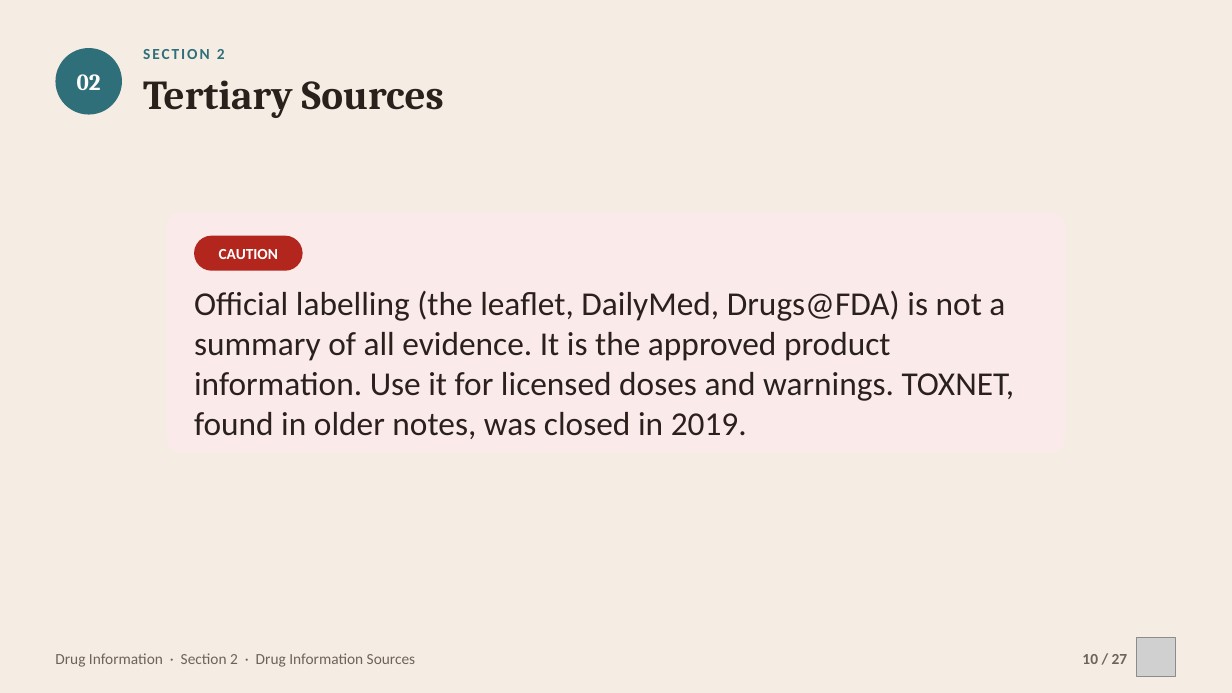
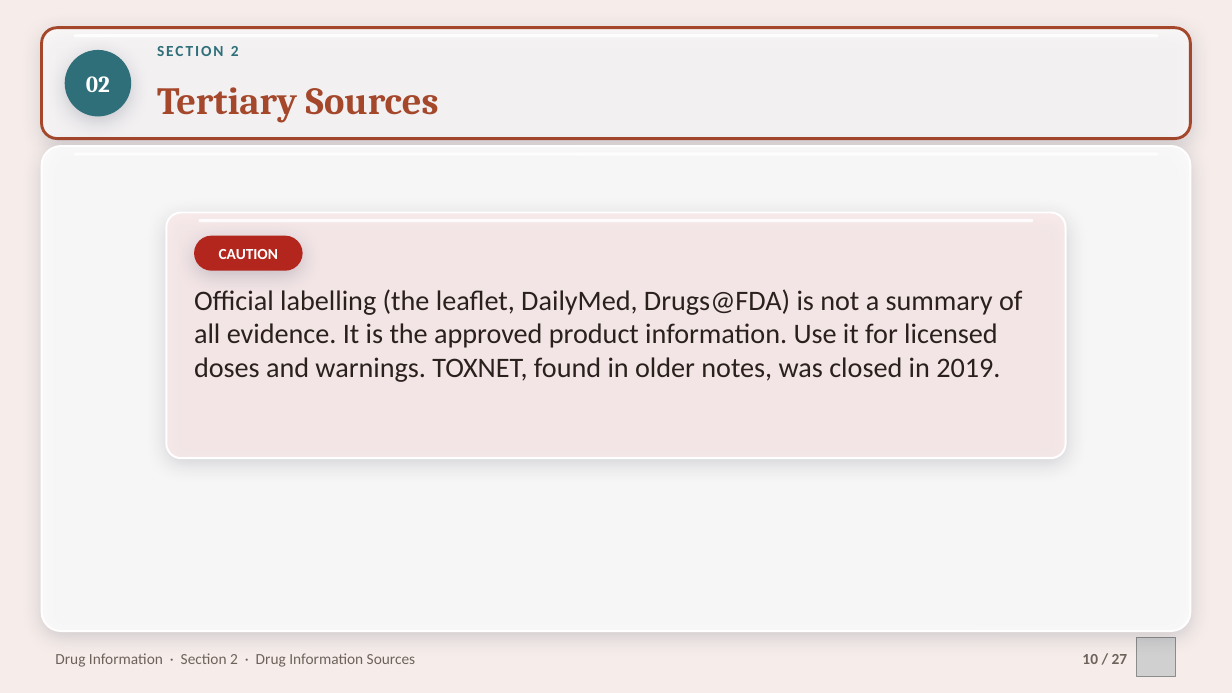
Before and after one commit to drrefaat18-ops/yasser, a slide deck: slide 10 of projects/drug-information-practical/slides/ch02-drug-information-sources.pptx. Drawn at 1232x693 pixels with LibreOffice and Linux fonts; fonts in the diff are those of the drawing; grey boxes stand for pictures; background and template pictures are left out. Boxes give left, top, right and bottom in pixels: in the first picture for what was removed or moved away, otherwise in the second. Text is boxed around its words. In the diff, an @@ line names an element or a change of style, - is before the commit and + after.

```diff
--- a/projects/drug-information-practical/slides/ch02-drug-information-sources.pptx
+++ b/projects/drug-information-practical/slides/ch02-drug-information-sources.pptx
@@ background #F5EDE3 to picture (left out) @@
@@ rounded rectangle added at (42,28,1190,139), fill #FFFFFF at 70% opacity, outline #A4472B 2.25 pt @@
@@ ellipse "02" at (65,50,131,116): shadow on @@
@@ ellipse "02": place and size @@
-ellipse "02" at (55,48,122,115)
+ellipse "02" at (65,50,131,116)
@@ rounded rectangle added at (74,34,1158,38), fill #FFFFFF at 85% opacity @@
@@ text "SECTION 2": place and size @@
-text "SECTION 2" at (143,49,225,59)
+text "SECTION 2" at (157,46,239,56)
@@ text "Tertiary Sources": place and size @@
-text "Tertiary Sources" at (143,80,444,118)
+text "Tertiary Sources" at (157,87,439,123)
@@ text "Tertiary Sources" at (157,87,439,123): size 32 to 30 pt, text colour #2B211C to #A4472B; vertical alignment top to middle @@
@@ rounded rectangle added at (42,146,1190,631), fill #FFFFFF at 84% opacity, outline #FFFFFF 1.5 pt @@
@@ rounded rectangle added at (74,152,1158,156), fill #FFFFFF at 85% opacity @@
@@ rounded rectangle: place and size @@
-rounded rectangle at (166,213,1066,453)
+rounded rectangle at (166,213,1066,458)
@@ rounded rectangle at (166,213,1066,458): fill #FBEAEA to #FBEAEA at 80% opacity; outline none to #FFFFFF 1.5 pt; shadow on @@
@@ rounded rectangle "CAUTION" at (194,236,303,271): shadow on @@
@@ rounded rectangle added at (199,219,1033,223), fill #FFFFFF at 85% opacity @@
@@ text "Official labelling (the leaflet, DailyMed, ..." at (194,289,1022,382): size 26 to 22 pt @@
```
Also in this commit, not shown: 24 other slides changed, 13 other files.
